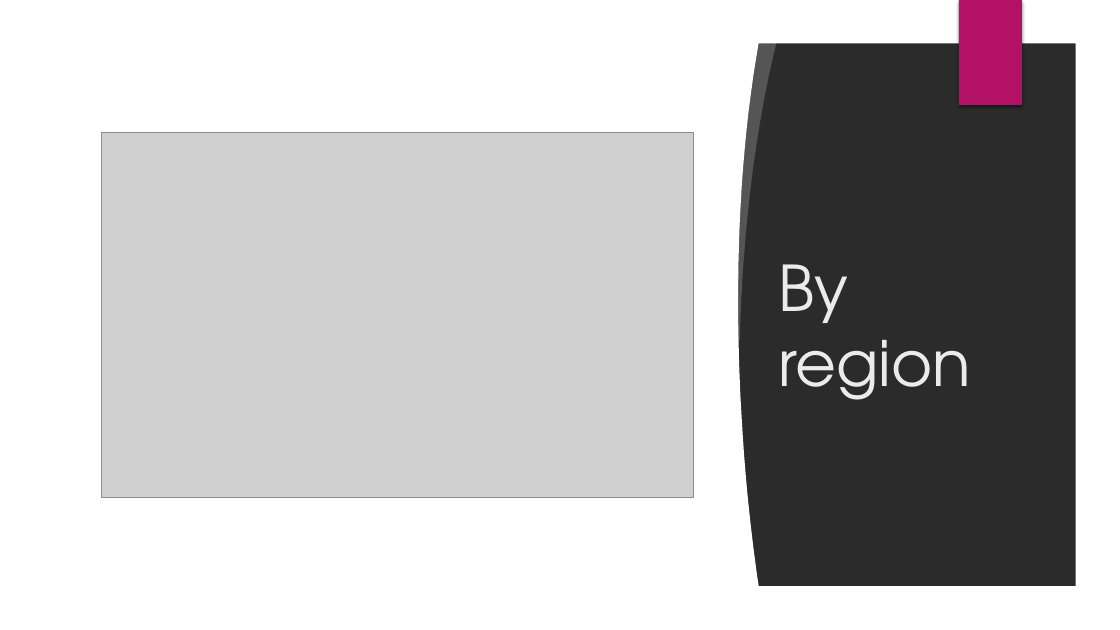
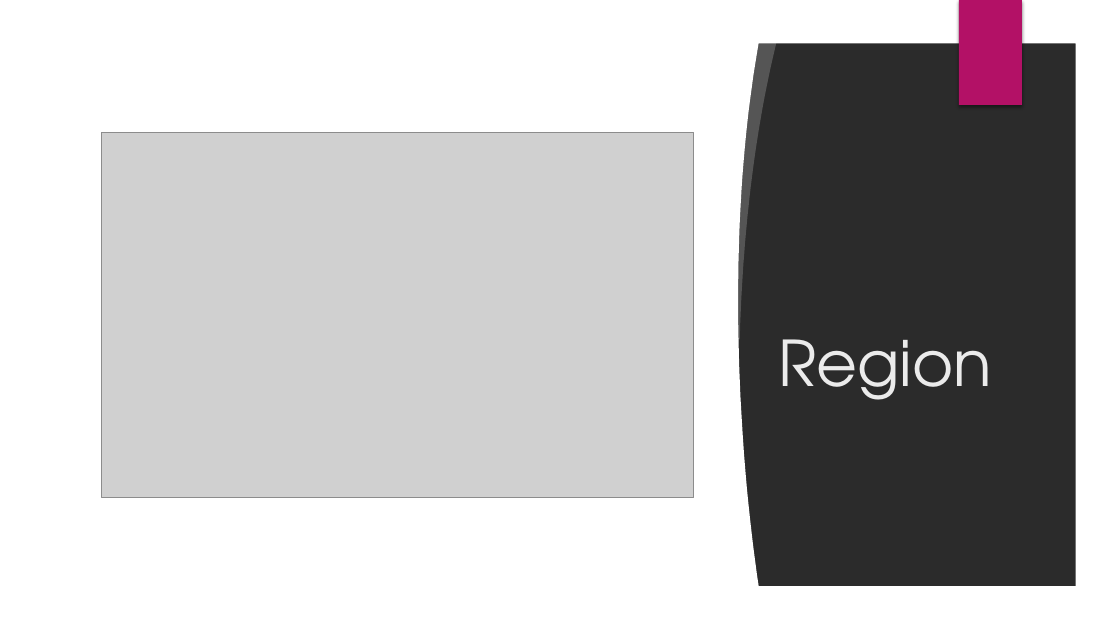
Before and after one commit to louiseshambrook/visit_scotland_final_project, a slide deck: slide 12 of presentation/visit_scotland_presentation.pptx. Drawn at 1120x630 pixels with LibreOffice and Linux fonts; fonts in the diff are those of the drawing; grey boxes stand for pictures; background and template pictures are left out; a plain dark background stands for a picture behind light text. Boxes give left, top, right and bottom in pixels: in the first picture for what was removed or moved away, otherwise in the second. Text is boxed around its words. In the diff, an @@ line names an element or a change of style, - is before the commit and + after.

```diff
--- a/presentation/visit_scotland_presentation.pptx
+++ b/presentation/visit_scotland_presentation.pptx
@@ title at [778, 339, 992, 400]: text changed @@
-By region
+Region
```
Also in this commit, not shown: 6 other slides changed, 1 slide added, 1 slide removed, 5 other files.
